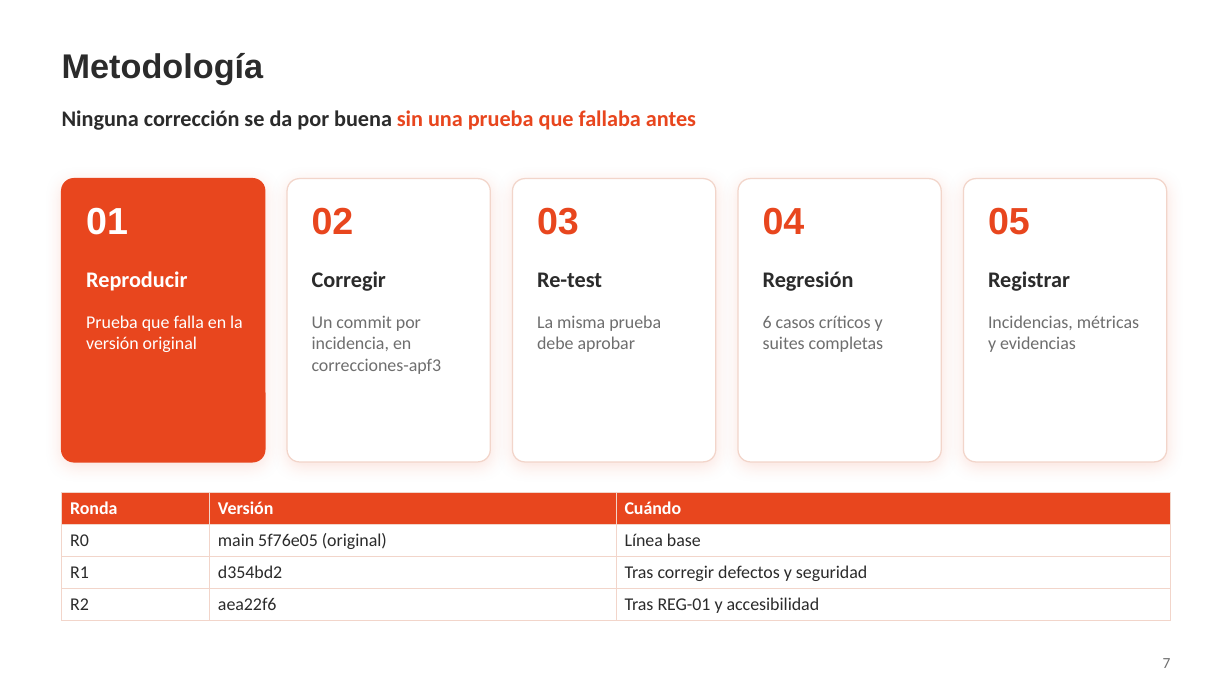
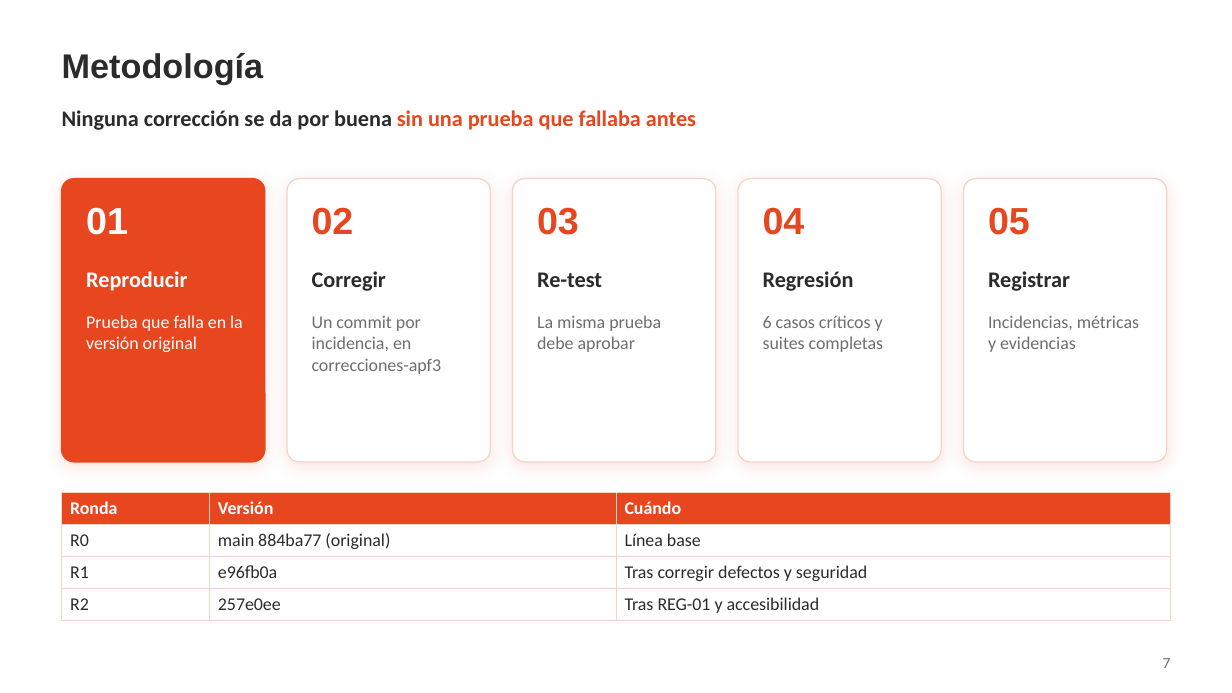
Before and after one commit to Mooneer17/spring-petclinic-apf2, a slide deck: slide 7 of presentacion/APF3_Presentacion.pptx. Drawn at 1232x693 pixels with LibreOffice and Linux fonts; fonts in the diff are those of the drawing; background and template pictures are left out. Boxes give left, top, right and bottom in pixels: in the first picture for what was removed or moved away, otherwise in the second. Text is boxed around its words. In the diff, an @@ line names an element or a change of style, - is before the commit and + after.

```diff
--- a/presentacion/APF3_Presentacion.pptx
+++ b/presentacion/APF3_Presentacion.pptx
@@ table at <box>62,493,1170,617</box> @@
-row 2, column 2: main 5f76e05 (original)
+row 2, column 2: main 884ba77 (original)
-row 3, column 2: d354bd2
+row 3, column 2: e96fb0a
-row 4, column 2: aea22f6
+row 4, column 2: 257e0ee
```
Also in this commit, not shown: 2 other slides changed, 8 other files.
